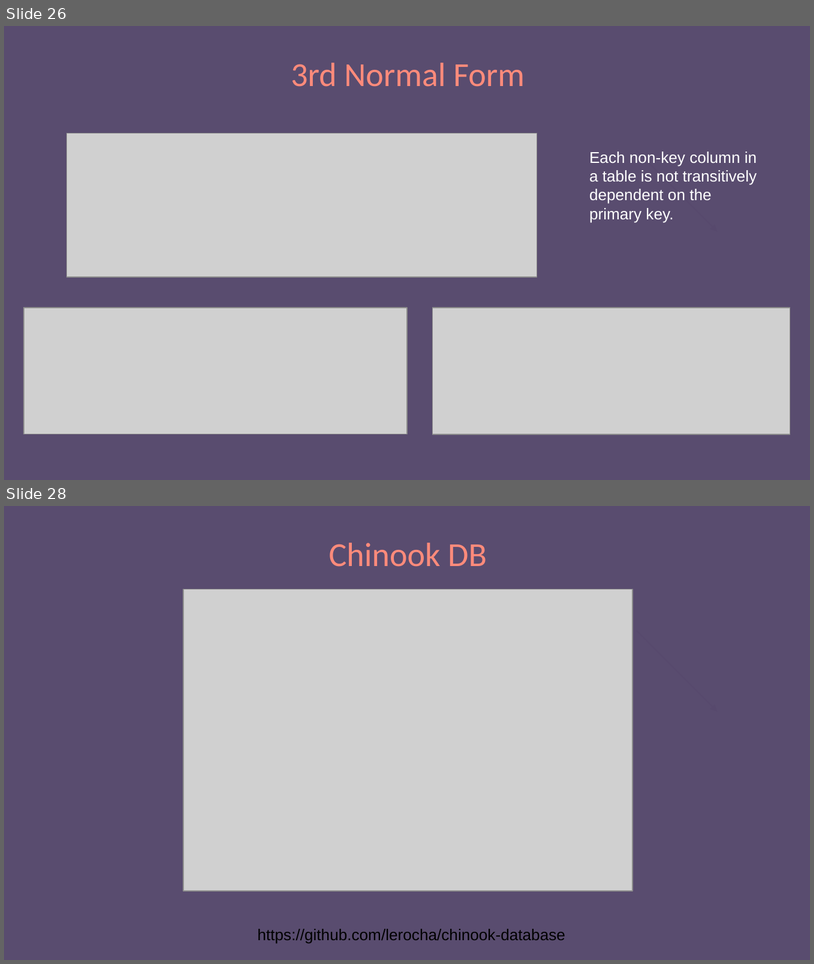
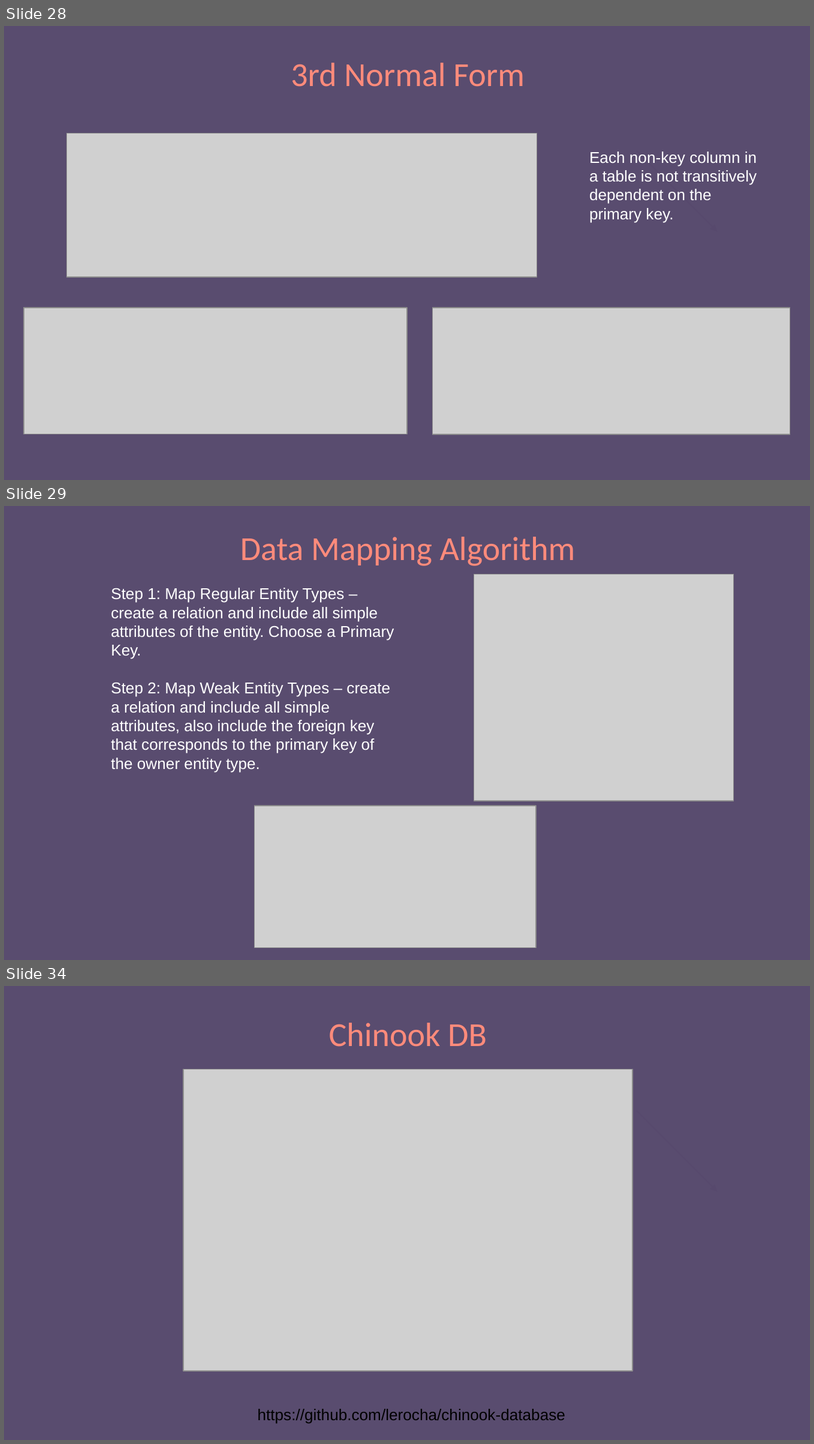
Before and after one commit to 250407-NET-FS/other-trainer-code, a slide deck: Resources-Notes-Ppts/SQL/SQL.pptx. Shown one above the other, each under a label of ours: slides 26 and 28 before the commit, slides 28, 29 and 34 after it; the slides between them are not shown. The pictures are 814x964 and 814x1444 pixels, drawn with LibreOffice and Linux fonts; fonts in the diff are those of the drawing; grey boxes stand for pictures. Boxes give left, top, right and bottom in pixels: in the first picture for what was removed or moved away, otherwise in the second. Text is boxed around its words. In the diff, an @@ line names an element or a change of style, - is before the commit and + after.

```diff
--- a/Resources-Notes-Ppts/SQL/SQL.pptx
+++ b/Resources-Notes-Ppts/SQL/SQL.pptx
@@ slide 29 added at bbox=[4, 506, 810, 960], background #594C6F @@
@@ title added at bbox=[240, 537, 576, 566], 30 pt, text #FF8B7B @@
+Data Mapping Algorithm
@@ picture added at bbox=[474, 574, 734, 801] @@
@@ text added at bbox=[111, 588, 394, 772], 14 pt, text #FFFFFF @@
+Step 1: Map Regular Entity Types – create a relation and include all simple attributes of the entity. Choose a Primary Key.
+Step 2: Map Weak Entity Types – create a relation and include all simple attributes, also include the foreign key that corresponds to the primary key of the owner entity type.
@@ picture added at bbox=[255, 805, 536, 947] @@
@@ what was slide 26 is now slide 28 @@
@@ what was slide 28 is now slide 34 @@
```
Also in this commit, not shown: 2 slides changed, 5 other slides added.
